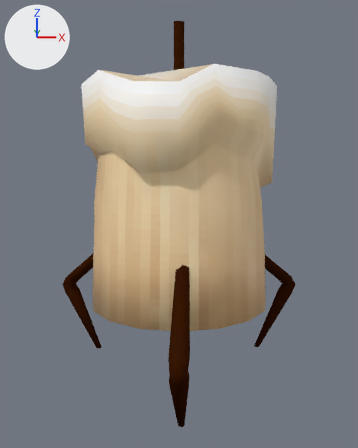
The Blender file assets/models/Wicker/wicker.blend: old version first, new version second.
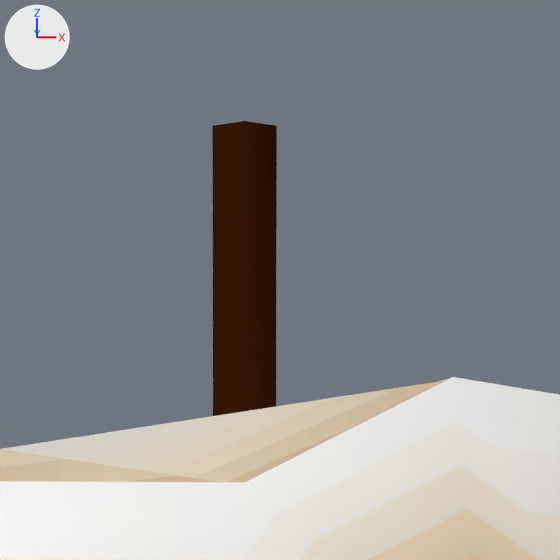
Each version appears first whole from a camera (50 mm lens) standing at (0.0, -3.354, 1.45) and looking at (0.0, -0.253, 0.973), and next in a close-up on the part from 39% to 65% of the width and 0% to 21% of the height. The lights are fixed; the arrows at upper left show +X, +Y and +Z.

Objects in the first close-up: 'Cylinder', 'Wicker'.
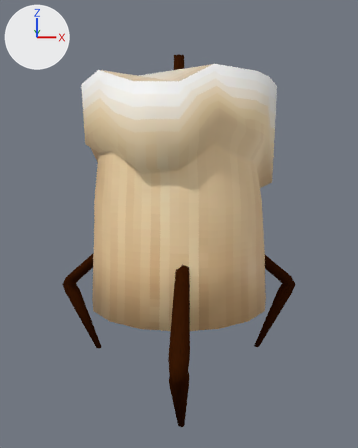
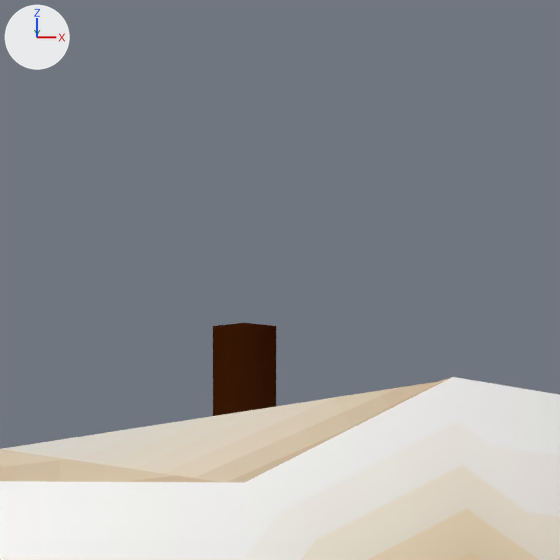
What differs and where, as boxes (x1, y1, x2, y2) in the close-ups (560 x 560 px):
'Wicker', moved
    before: (212, 121, 277, 416)
    after: (213, 323, 276, 416)

Edits to the bpy script that builds the scene:
```text
Change ob_wicker:
    ob_wicker.location: (0.0, 0.0, 2.02) -> (0.0, 0.0, 1.813)
```
